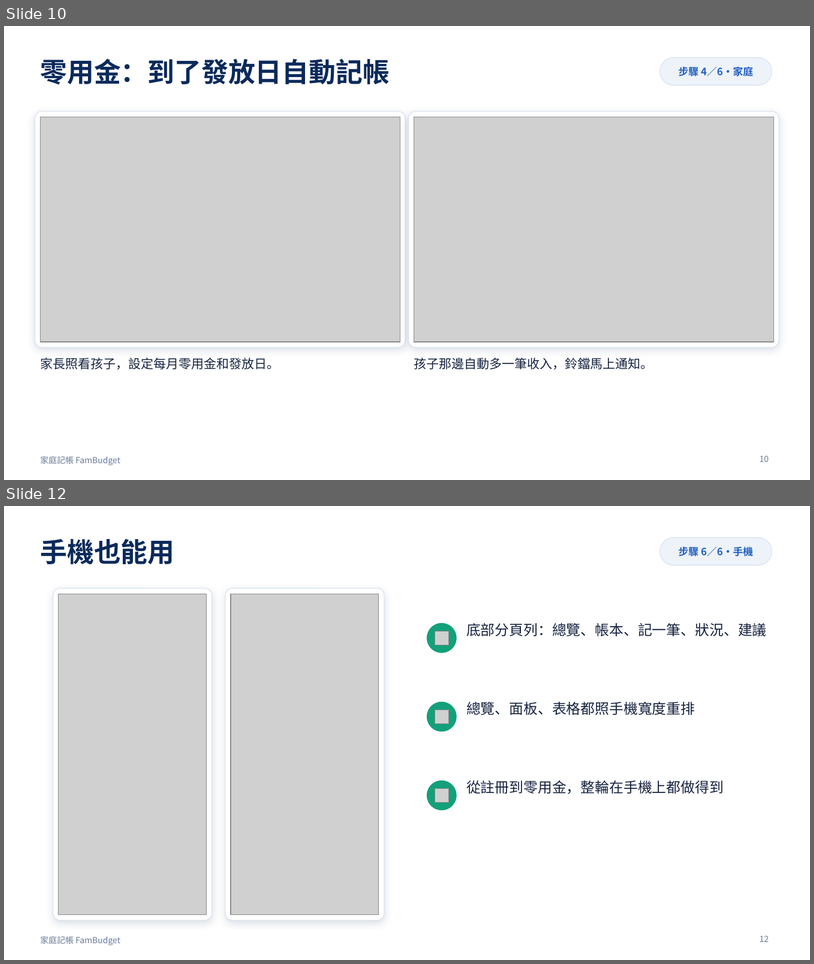
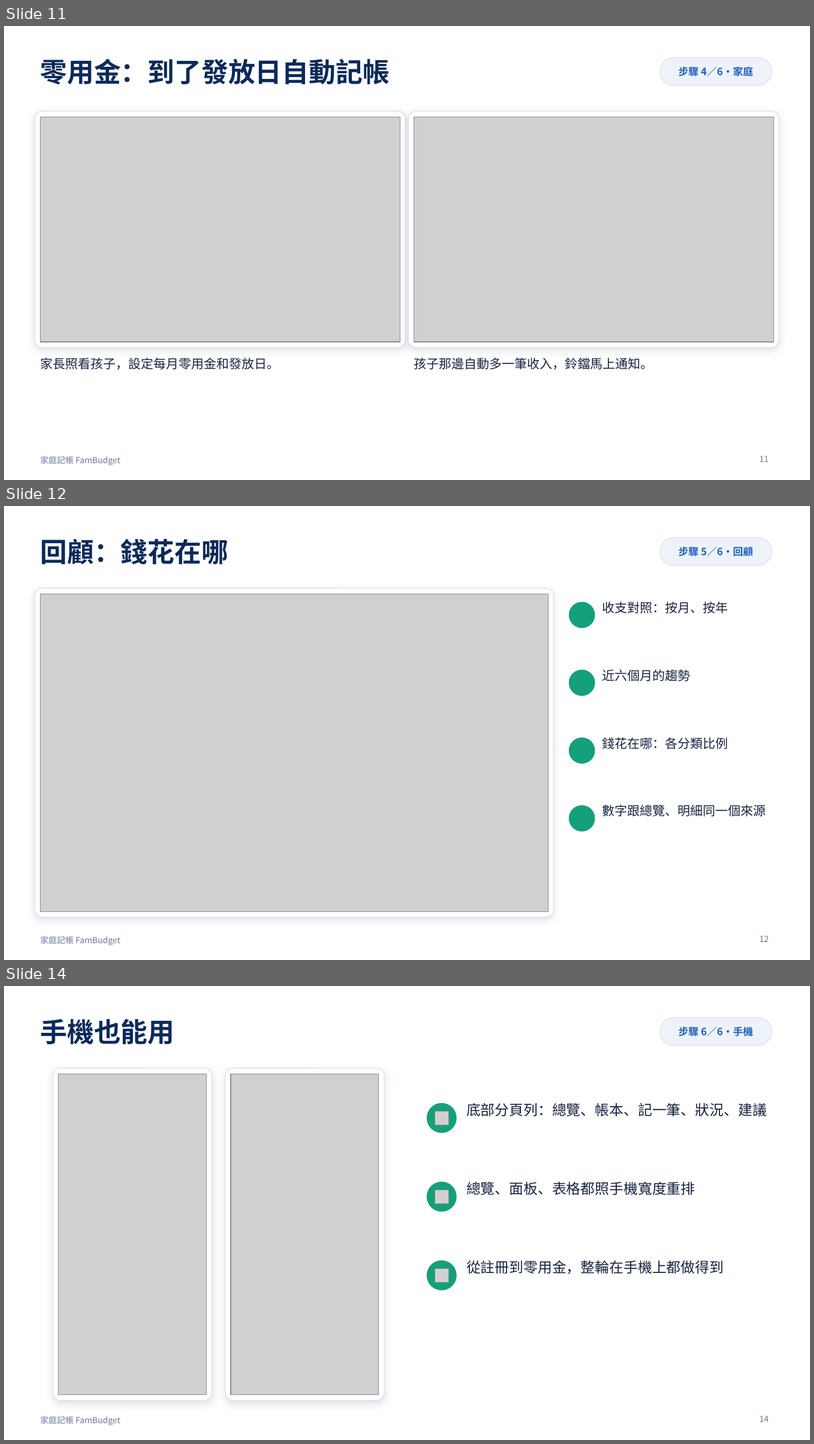
Before and after one commit to cbes502034/final_project, a slide deck: report/家庭記帳_產品展示.pptx. Shown one above the other, each under a label of ours: slides 10 and 12 before the commit, slides 11, 12 and 14 after it; the slides between them are not shown. The pictures are 814x964 and 814x1444 pixels, drawn with LibreOffice and Linux fonts; fonts in the diff are those of the drawing; grey boxes stand for pictures; background and template pictures are left out. Boxes give left, top, right and bottom in pixels: in the first picture for what was removed or moved away, otherwise in the second. Text is boxed around its words. In the diff, an @@ line names an element or a change of style, - is before the commit and + after.

```diff
--- a/report/家庭記帳_產品展示.pptx
+++ b/report/家庭記帳_產品展示.pptx
@@ slide 12 added at [4,506,810,960], background #FFFFFF; not listed: 1 template element that a slide beside it also shows @@
@@ title added at [40,538,228,564], 32 pt, text #0B2A5B, bold @@
+回顧：錢花在哪
@@ rounded rectangle added at [660,537,772,565], fill #EEF3FA, outline #D6E0EE 0.75 pt @@
@@ text added at [679,546,753,556], 12 pt, text #1F5FBF, bold @@
+步驟 5／6・回顧
@@ rounded rectangle added at [35,588,554,917], fill #FFFFFF, outline #D6E0EE 0.75 pt @@
@@ picture added at [40,594,548,912] @@
@@ ellipse added at [570,602,595,628], fill #13A07A, outline #13A07A 1 pt @@
@@ text added at [603,601,729,613], 15 pt, text #16233F @@
+收支對照：按月、按年
@@ ellipse added at [570,670,595,696], fill #13A07A, outline #13A07A 1 pt @@
@@ text added at [603,669,691,681], 15 pt, text #16233F @@
+近六個月的趨勢
@@ ellipse added at [570,738,595,763], fill #13A07A, outline #13A07A 1 pt @@
@@ text added at [603,737,729,749], 15 pt, text #16233F @@
+錢花在哪：各分類比例
@@ ellipse added at [570,805,595,831], fill #13A07A, outline #13A07A 1 pt @@
@@ text added at [603,804,767,816], 15 pt, text #16233F @@
+數字跟總覽、明細同一個來源
@@ page number added at [760,935,770,942], 10 pt, text #6B7A99 @@
+12
@@ what was slide 10 is now slide 11 @@
@@ page number at [760,456,770,462]: text changed @@
-10
+11
@@ what was slide 12 is now slide 14 @@
@@ page number at [760,1416,770,1422]: text changed @@
-12
+14
```
Also in this commit, not shown: 2 slides changed, 2 other slides added, 1 slide removed, 11 other files.
